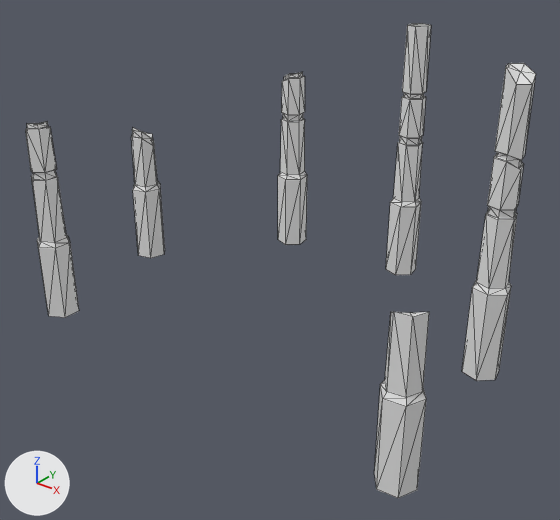
Renders of the Blender file Structures/Portal0/Portal0.blend from each side of a commit.
The view is the same before and after, from a camera (50 mm lens) standing at (6.08, -7.4, 6.05) and looking at (-0.33, 0.62, 1.08). Lighting does not change. The marker at lower left points along +X, +Y and +Z. Mesh edges are drawn as thin lines.

In view in the first picture: 'Hojas_ArbolGrande.001'.
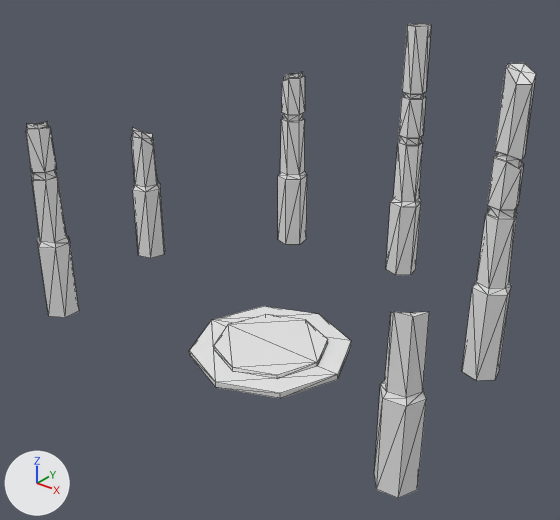
Pixel boxes [x1, y1, x2, y2] of what changed, in the pictures (560 x 520 px):
part 1 of me_mesh_000, added
    after: [189, 306, 351, 398]
part 2 of me_mesh_000, added
    after: [214, 314, 328, 378]

The change, as a list of edits to the scene's bpy script:
```text
Change me_mesh_000:
    where me_mesh_000.from_pydata(...)  # 329 vertices, 319 faces; spans x -1.21..0.95, y -0.92..1.06, z -0.45..0.87
    used by ob_hojas_arbolgrande_001; location = (-0.05, 0.54, 1.36); rotation_euler = (0.0, 0.0, 0.372), in degrees (0, 0, 21); scale = (3.2, 3.2, 3.2)
    me_mesh_000 part 1: a new loose piece, an 8-sided cylinder along z spanning x -0.389..0.295, y -0.504..0.179, z -0.439..-0.413
    me_mesh_000 part 2: a new loose piece, an 8-sided cylinder along z spanning x -0.288..0.194, y -0.404..0.079, z -0.416..-0.397
```
